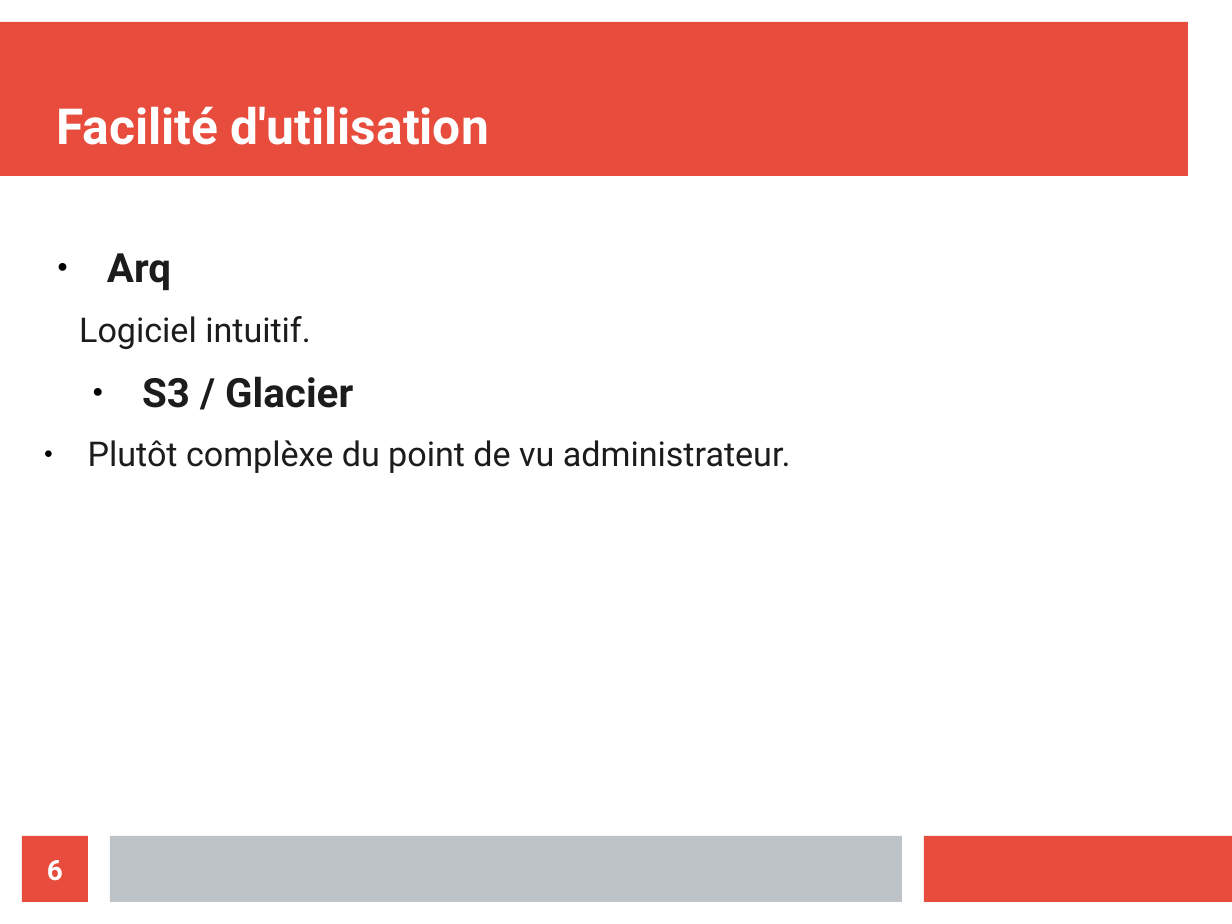
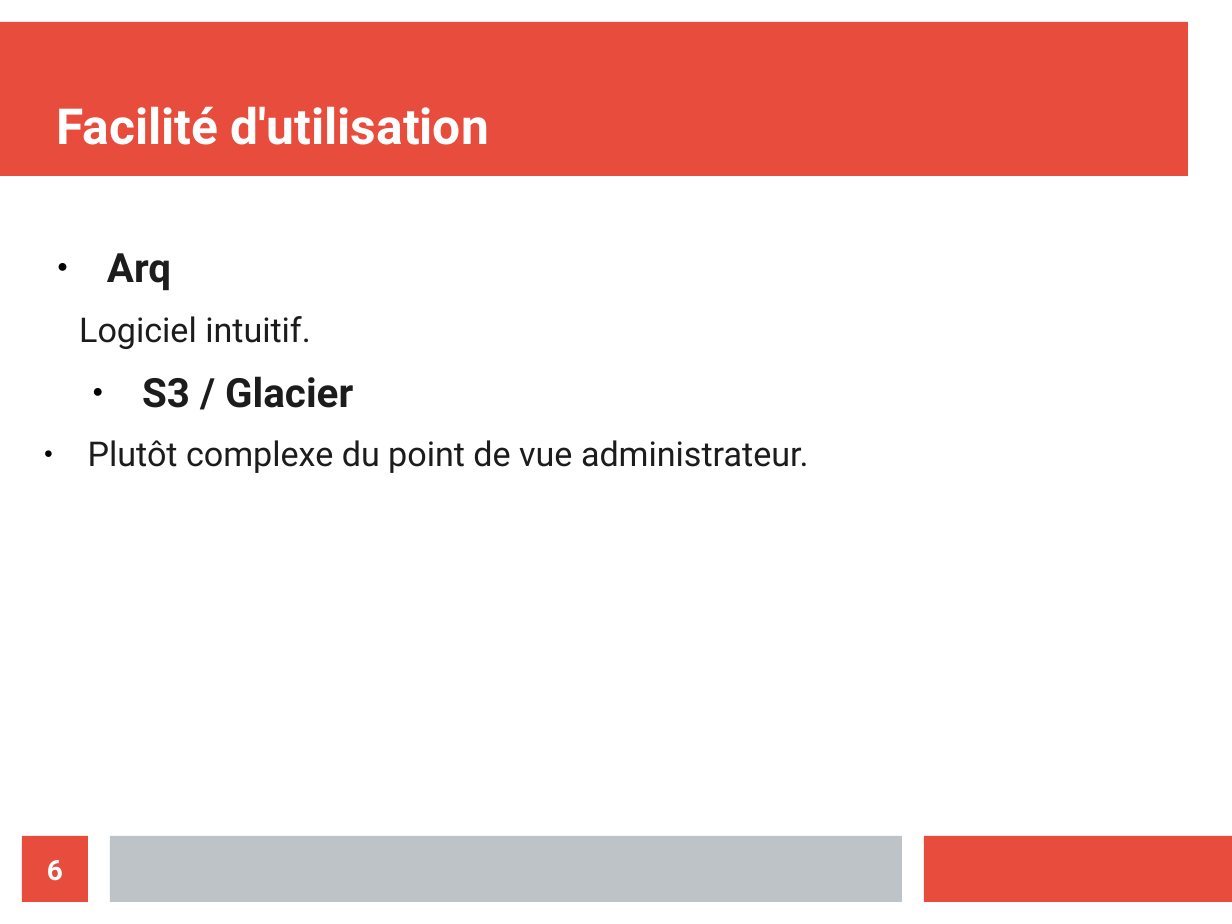
Before and after one commit to Nyahon/AIT, a slide deck: slide 6 of AIT_Amazon_Presentation.odp. Drawn at 1232x924 pixels with LibreOffice and Linux fonts; fonts in the diff are those of the drawing. Boxes give left, top, right and bottom in pixels: in the first picture for what was removed or moved away, otherwise in the second. Text is boxed around its words. In the diff, an @@ line names an element or a change of style, - is before the commit and + after.

```diff
--- a/AIT_Amazon_Presentation.odp
+++ b/AIT_Amazon_Presentation.odp
@@ text at (88, 440, 809, 473): text changed @@
-  ● Plutôt complèxe du point de vu administrateur.
+  ● Plutôt complexe du point de vue administrateur.
```
Also in this commit, not shown: 4 other slides changed.
